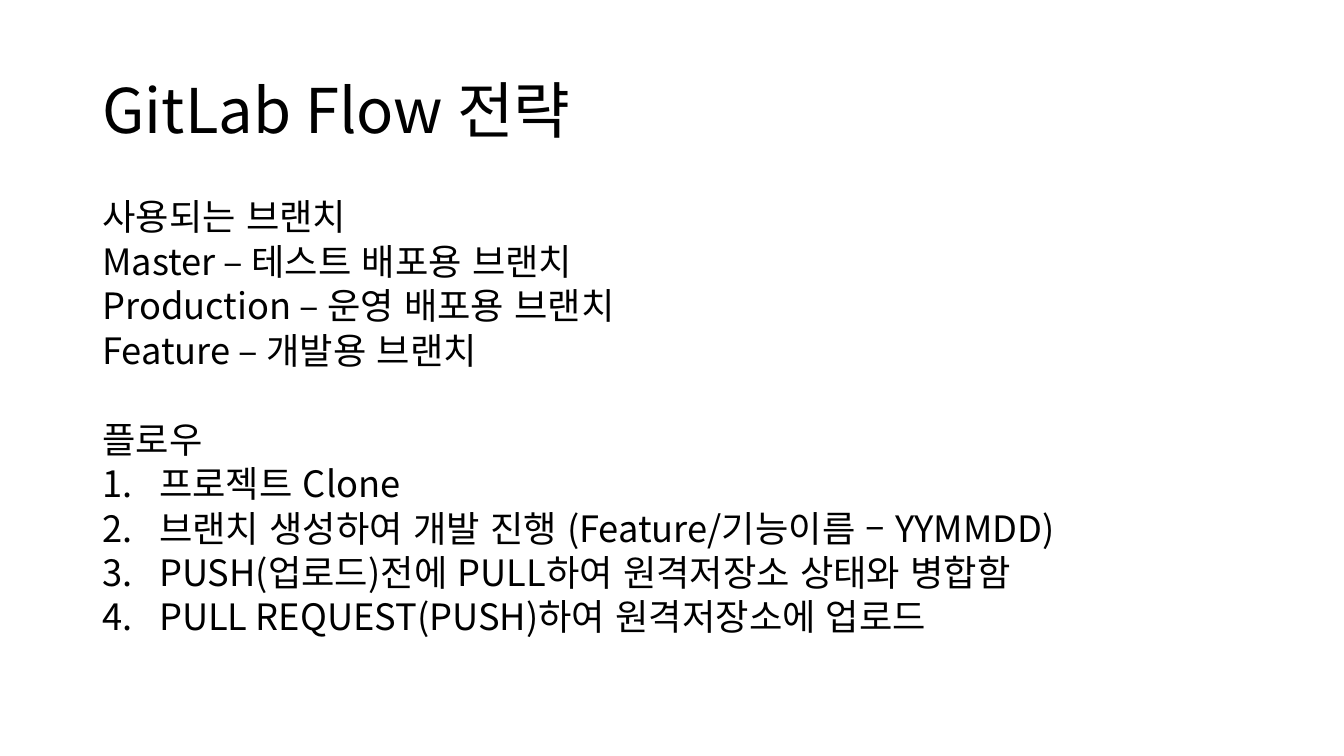
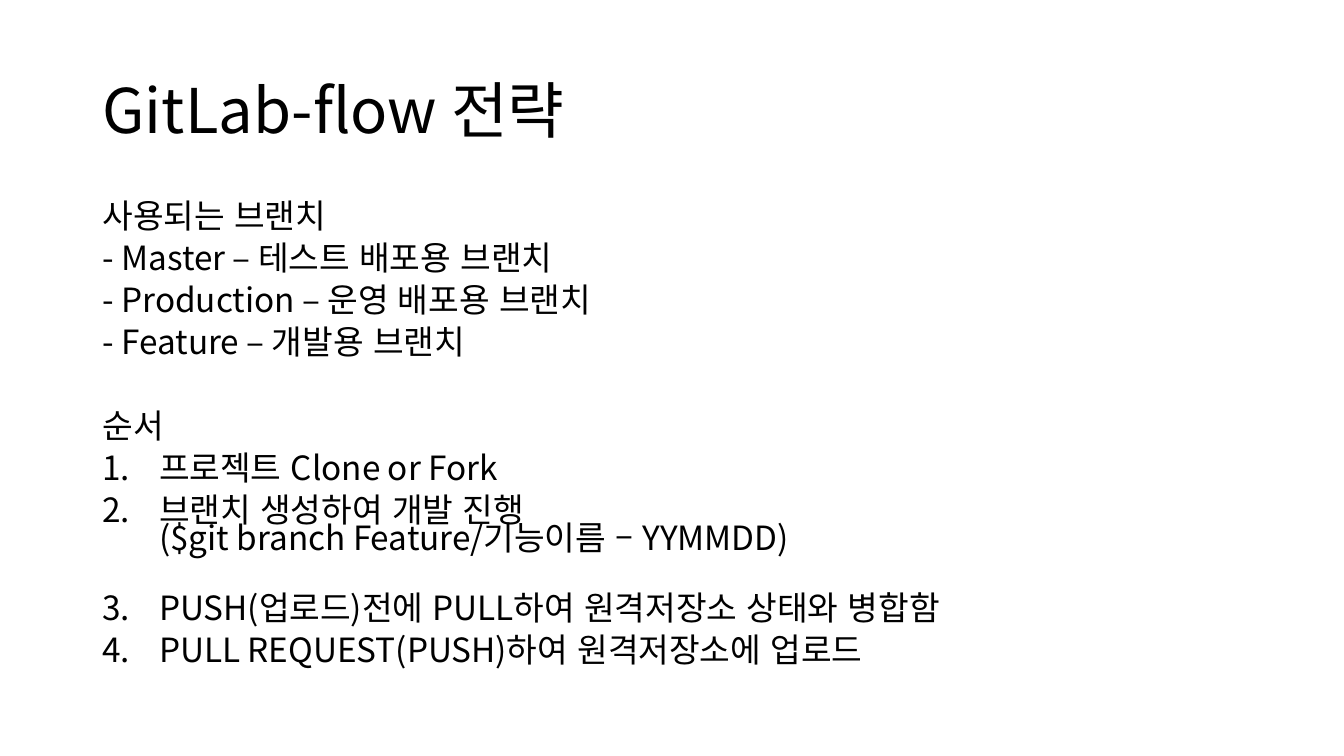
Before and after one commit to Jonghyun99/TIL, a slide deck: slide 8 of ppt/MYSQL 조인쿼리+GitLab.pptx. Drawn at 1344x756 pixels with LibreOffice and Linux fonts; fonts in the diff are those of the drawing. Boxes give left, top, right and bottom in pixels: in the first picture for what was removed or moved away, otherwise in the second. Text is boxed around its words. In the diff, an @@ line names an element or a change of style, - is before the commit and + after.

```diff
--- a/ppt/MYSQL 조인쿼리+GitLab.pptx
+++ b/ppt/MYSQL 조인쿼리+GitLab.pptx
@@ title at [102, 82, 564, 138]: text changed @@
-GitLab Flow 전략
+GitLab-flow 전략
@@ text at [102, 200, 940, 669]: size 25.9 to 23.8 pt in "사용되는 브랜치", "PUSH(업로드)전에 PULL하여 원격저장소 상태와 병합함", "PULL REQUEST(PUSH)하여 원격저장소에 업로드" @@
@@ text at [102, 242, 789, 559]: text changed; size 25.9 to 23.8 pt @@
-Master – 테스트 배포용 브랜치
-Production – 운영 배포용 브랜치
-Feature – 개발용 브랜치
-플로우
-1. 프로젝트 Clone
-2. 브랜치 생성하여 개발 진행 (Feature/기능이름 – YYMMDD)
+- Master – 테스트 배포용 브랜치
+- Production – 운영 배포용 브랜치
+- Feature – 개발용 브랜치
+순서
+1. 프로젝트 Clone or Fork
+2. 브랜치 생성하여 개발 진행
+   ($git branch Feature/기능이름 – YYMMDD)
```
Also in this commit, not shown: 3 other slides changed.
